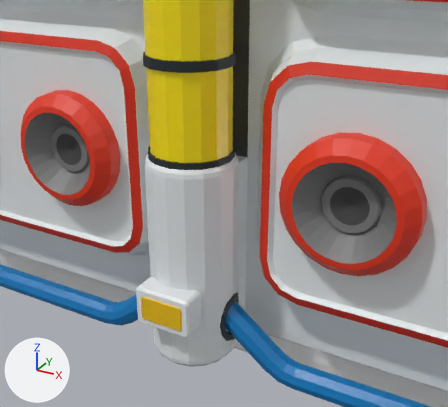
What one commit did to the glTF model models/backpack-deluxe.glb.
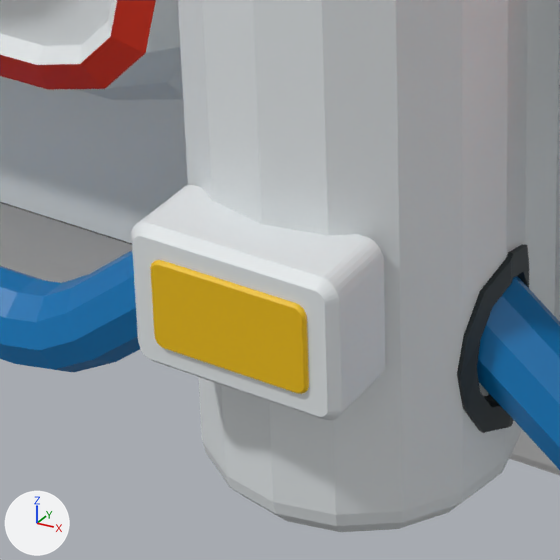
There are two pictures of each version: one from a 50 mm lens placed at (0.341, -0.685, 0.248), pointed at (0.037, -0.133, -0.028), one close up on the part from 23% to 55% of the width and 56% to 92% of the height. The lights are fixed; the arrows at lower left show +X, +Y and +Z. The last two pictures show the newer version.

Before the edit, the objects in view are built like this:
```python
me_lowerbatteryaccent = bpy.data.meshes.new('LowerBatteryAccent')
me_lowerbatteryaccent.from_pydata(...)  # 112 vertices, 220 faces; spans x -0.0265..0.0265, y -0.2102..-0.2078, z -0.155..-0.125
me_lowerbatteryaccent.materials.append(mat_handle_accent)  # yellow #edbd07
me_lowerbatteryaccentmount = bpy.data.meshes.new('LowerBatteryAccentMount')
me_lowerbatteryaccentmount.from_pydata(...)  # 112 vertices, 220 faces; spans x -0.0355..0.0355, y -0.2088..-0.1788, z -0.164..-0.116
me_lowerbatteryaccentmount.materials.append(mat_shell)  # white #e5eaec
me_originalrearandshoulders_6 = bpy.data.meshes.new('OriginalRearAndShoulders_6')
me_originalrearandshoulders_6.from_pydata(...)  # 1118 vertices, 1965 faces; spans x -0.8..0.8, y -0.07..0.26, z -0.31..1.41
me_originalrearandshoulders_6.materials.append(mat_native_ffffff)  # white #ffffff
ob_lowerbatteryaccent = bpy.data.objects.new('LowerBatteryAccent', me_lowerbatteryaccent)
ob_lowerbatteryaccent.location = (0.0, 0.0, 0.0)
ob_lowerbatteryaccentmount = bpy.data.objects.new('LowerBatteryAccentMount', me_lowerbatteryaccentmount)
ob_lowerbatteryaccentmount.location = (0.0, 0.0, 0.0)
ob_originalrearandshoulders_6 = bpy.data.objects.new('OriginalRearAndShoulders_6', me_originalrearandshoulders_6)
ob_originalrearandshoulders_6.location = (0.0, 0.0, 0.0)
# also in view: 'BatteryBottomSupport' at (0.0, -0.098, -0.1); 'RoundOuterRail_1' at (0.285, -0.137, 0.495); 'BatteryBottomTubeEyelet_1' at (0.048, -0.137, -0.17); 'BatteryBottomCasingWall_1' at (0.026, -0.139, -0.1); 'BatteryBottomCasing' at (0.0, -0.139, -0.1)
```
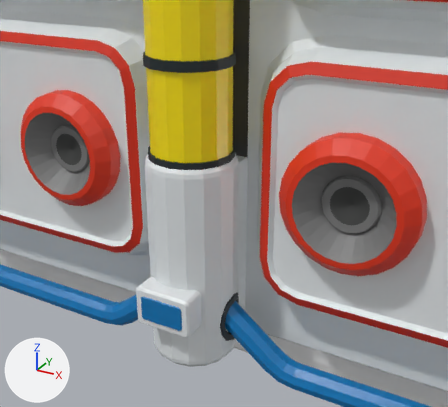
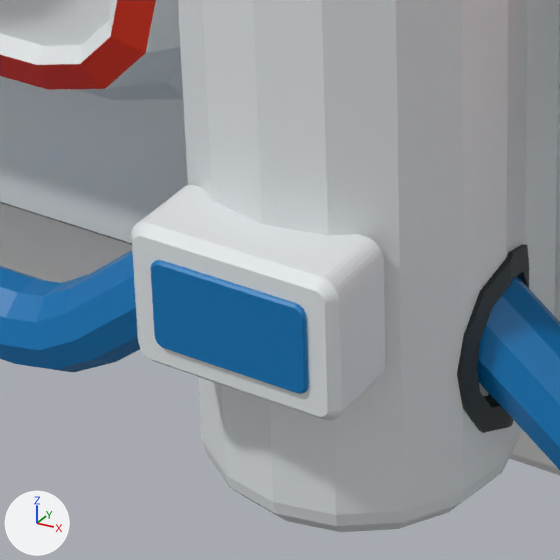
Diff of the bpy script that builds the scene:
```diff
--- a/models/backpack-deluxe.glb.py
+++ b/models/backpack-deluxe.glb.py
@@ me_lowerbatteryaccent @@
 me_lowerbatteryaccent.from_pydata(...)  # 112 vertices, 220 faces; spans x -0.0265..0.0265, y -0.2102..-0.2078, z -0.155..-0.125
-me_lowerbatteryaccent.materials.append(mat_handle_accent)  # yellow #edbd07
+me_lowerbatteryaccent.materials.append(mat_trim)  # blue #0076b7
```

Changed parts and their boxes (x1, y1, x2, y2) in the close-ups (560 x 560 px):
'LowerBatteryAccent', recoloured (yellow to blue): (150, 260, 309, 394) in both
